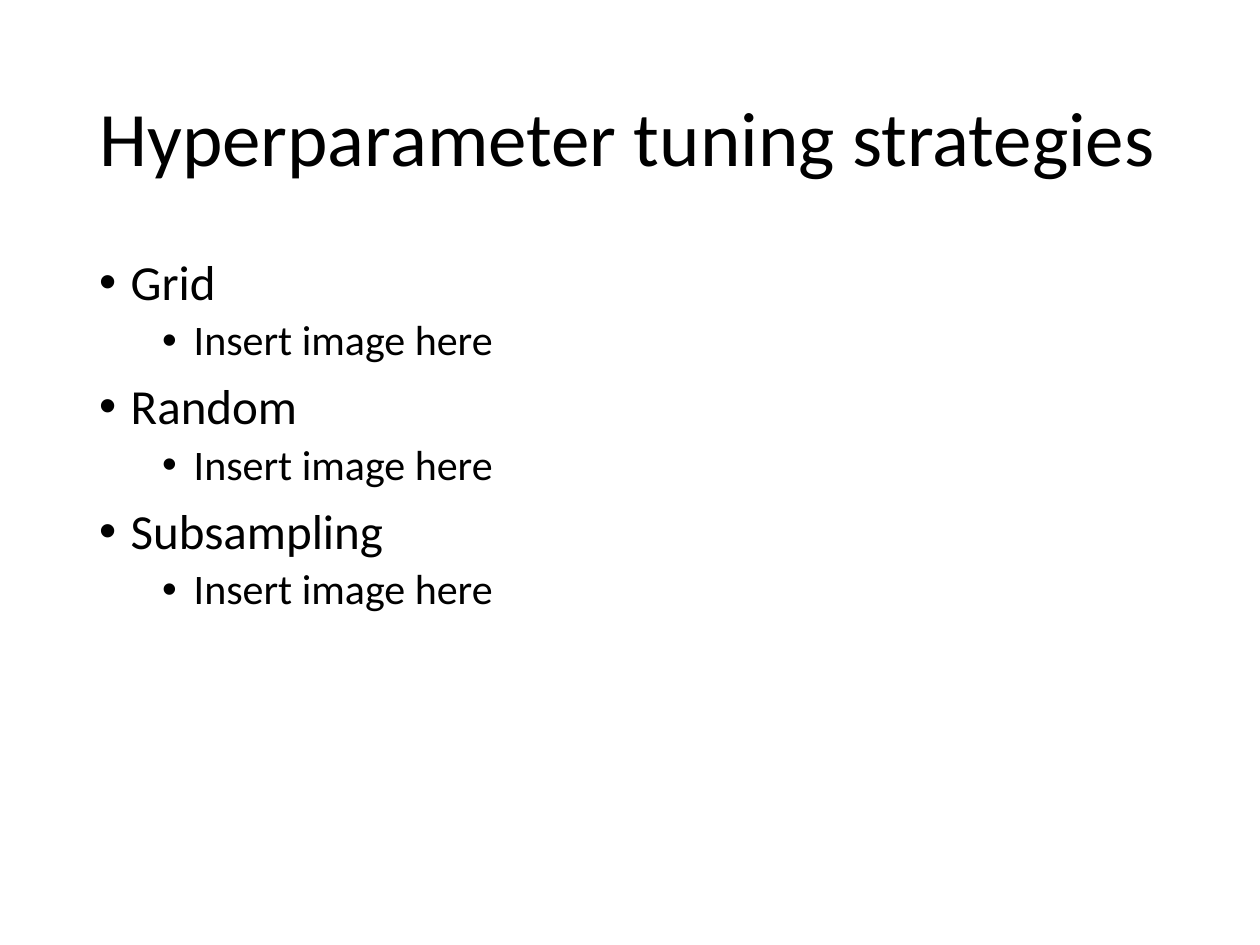
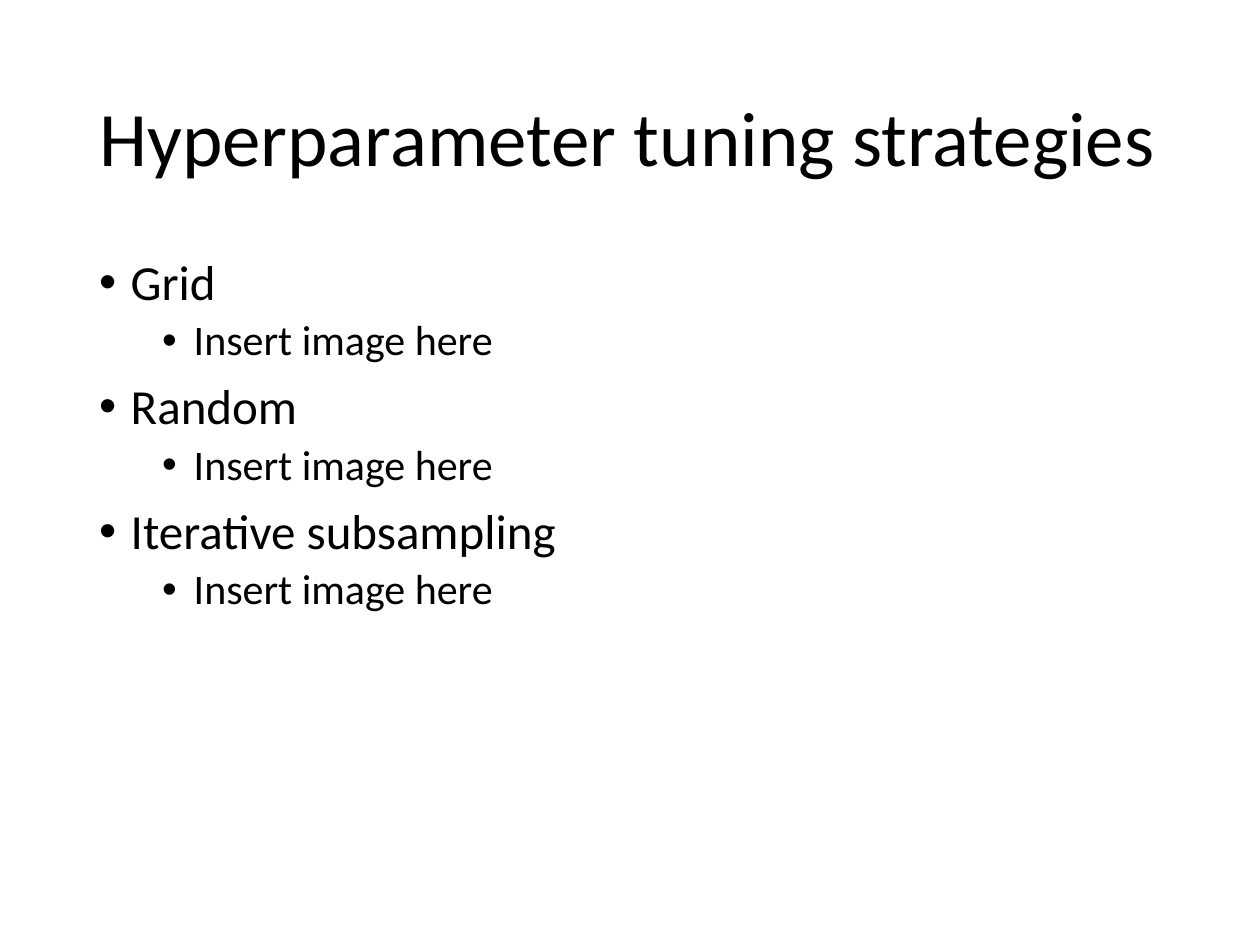
Before and after one commit to jkingphd/practical_bayes_opt, a slide deck: slide 6 of Data_science_nashville_jkk.pptx. Drawn at 1260x945 pixels with LibreOffice and Linux fonts; fonts in the diff are those of the drawing. Boxes give left, top, right and bottom in pixels: in the first picture for what was removed or moved away, otherwise in the second. Text is boxed around its words. In the diff, an @@ line names an element or a change of style, - is before the commit and + after.

```diff
--- a/Data_science_nashville_jkk.pptx
+++ b/Data_science_nashville_jkk.pptx
@@ text at [131,515,556,558]: text changed @@
-• Subsampling
+• Iterative subsampling
```
Also in this commit, not shown: 4 other slides changed, 1 other file.
